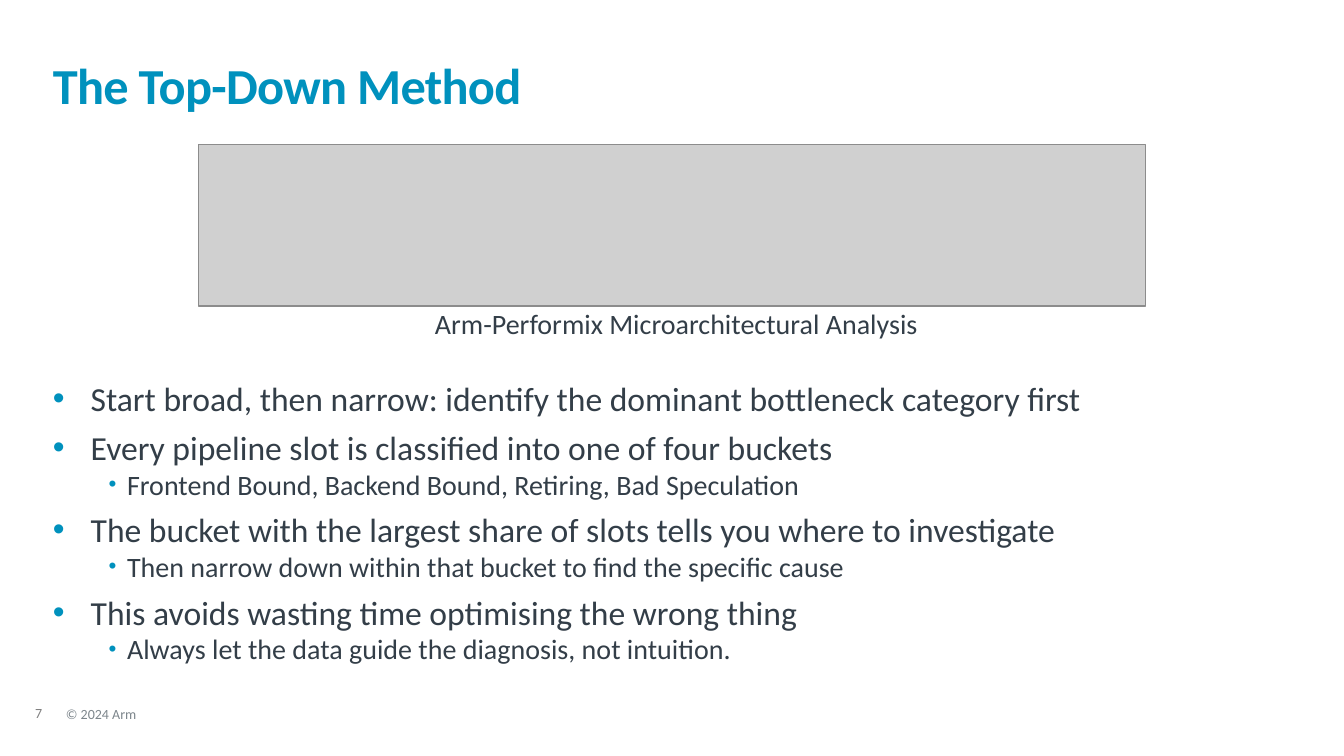
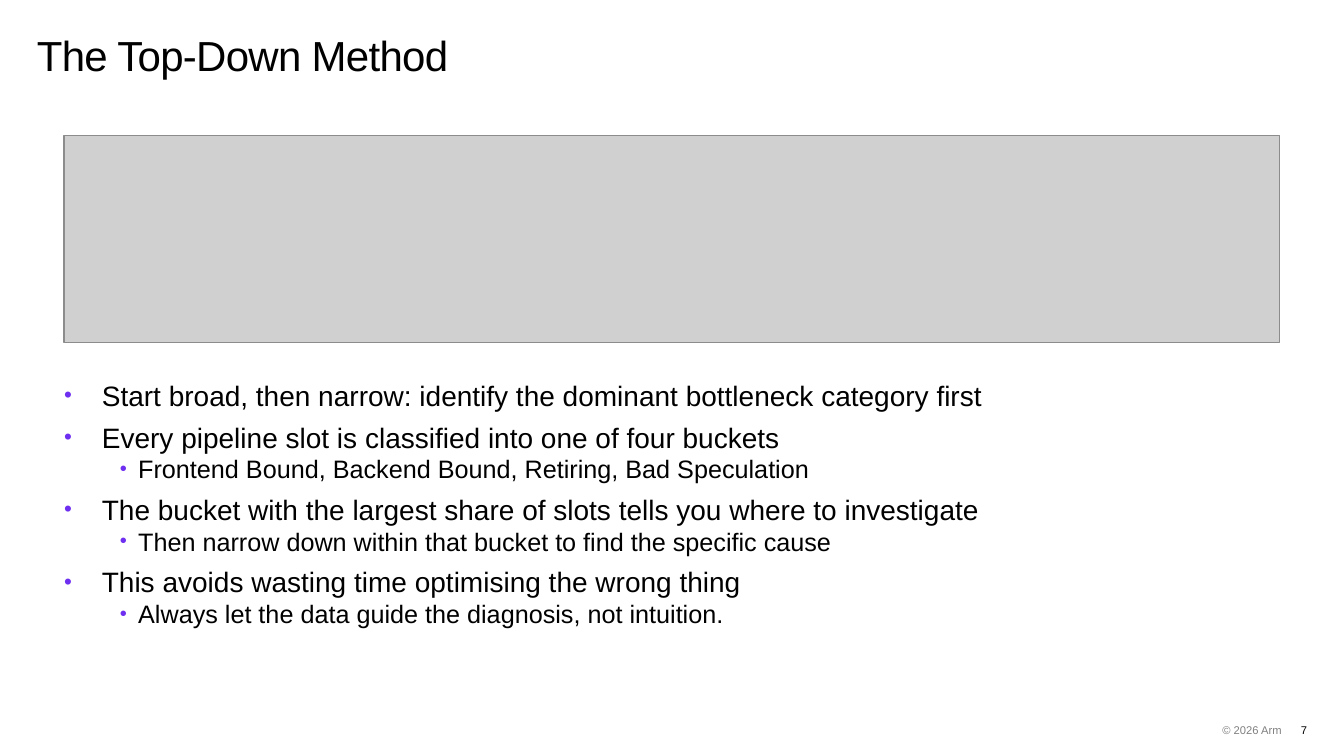
Before and after one commit to OliverGrainge/Arm-Total-Performance, a slide deck: slide 7 of slides.pptx. Drawn at 1344x756 pixels with LibreOffice and Linux fonts; fonts in the diff are those of the drawing; grey boxes stand for pictures; background and template pictures are left out. Boxes give left, top, right and bottom in pixels: in the first picture for what was removed or moved away, otherwise in the second. Text is boxed around its words. In the diff, an @@ line names an element or a change of style, - is before the commit and + after.

Commit message:
Updating slides with new 2026 format

```diff
--- a/slides.pptx
+++ b/slides.pptx
@@ title "The Top-Down Method": place and size @@
-title "The Top-Down Method" at <box>53,68,521,112</box>
+title "The Top-Down Method" at <box>37,40,448,79</box>
@@ title "The Top-Down Method" at <box>37,40,448,79</box>: size 36 to 30 pt, font Calibri to Arial, text colour #0091BD to #000000, bold off; vertical alignment middle to top @@
@@ picture: place and size @@
-picture at <box>199,145,1146,307</box>
+picture at <box>65,135,1280,342</box>
@@ text removed at <box>435,314,918,339</box> @@
-  Arm-Performix Microarchitectural Analysis
@@ text "Start broad, then narrow: identify ...": place and size @@
-text "Start broad, then narrow: identify ..." at <box>91,387,1080,664</box>
+text "Start broad, then narrow: identify ..." at <box>102,385,982,629</box>
@@ text "Start broad, then narrow: identify ..." at <box>102,385,982,629</box>: size 24 to 20 pt in "Start broad, then narrow: identify the dominant ...", "Every pipeline slot is classified into one ...", "The bucket with the largest share of ...", "This avoids wasting time optimising the wrong ..."; font Calibri to Arial, text colour #333E48 to #000000; size 20 to 18 pt in "Frontend Bound, Backend Bound, Retiring, Bad Speculation", "Then narrow down within that bucket to ...", "Always let the data guide the diagnosis, ..."; bullet colour #0091BD to #6E2FF1 @@
@@ text removed at <box>81,710,136,719</box> @@
-© 2024 Arm
@@ text added at <box>1234,726,1282,734</box>, 8 pt, text #000000 at 50% opacity @@
+© 2026 Arm
@@ page number: place and size @@
-page number at <box>35,709,42,718</box>
+page number at <box>1301,726,1307,734</box>
@@ page number at <box>1301,726,1307,734</box>: size 10 to 8 pt, font Calibri to Arial, text colour #7F7F7F to #000000; alignment left to right @@
```
Also in this commit, not shown: 24 other slides changed, 73 slides added.
